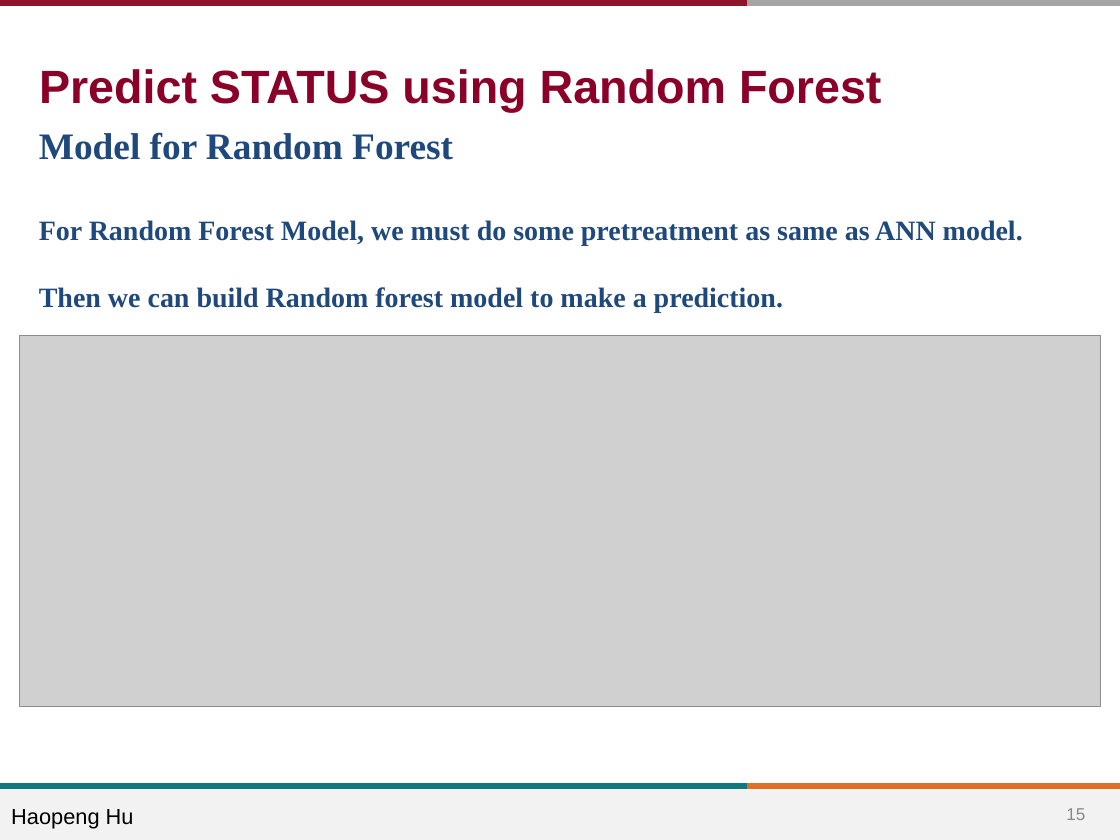
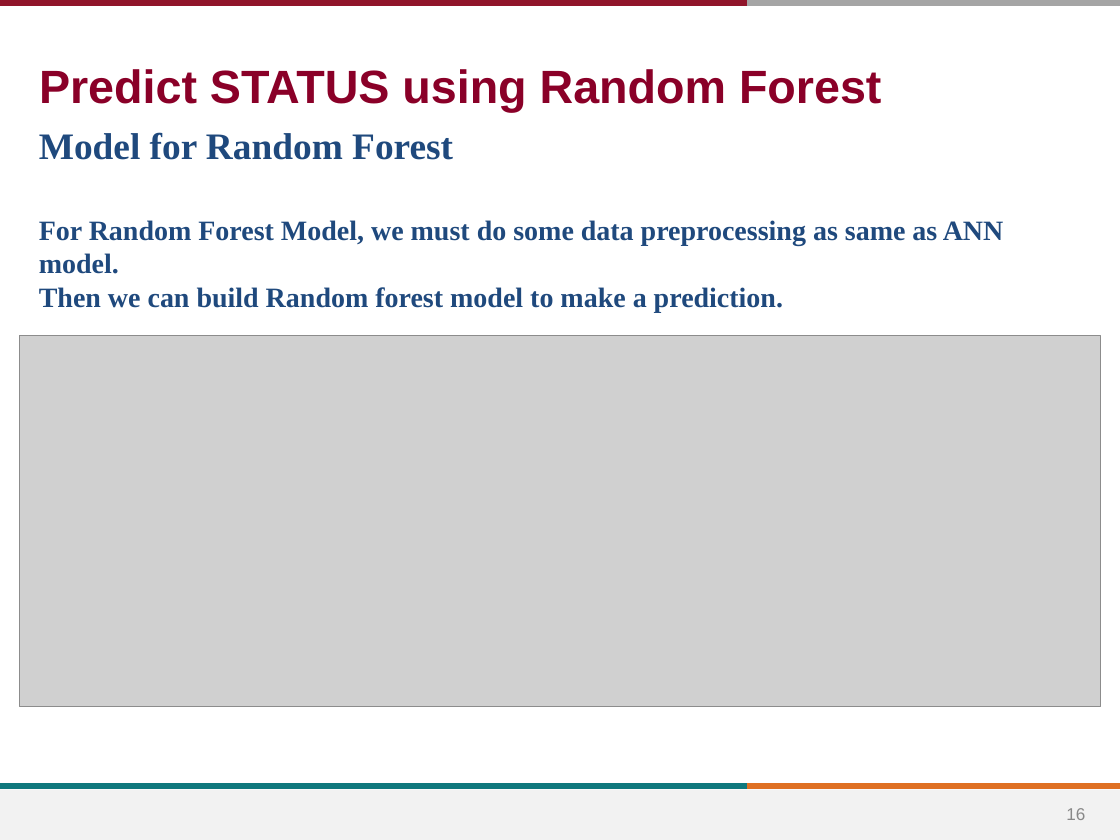
Before and after one commit to BIGBOSS-FOX/CS-513-Final-Project-Job-Termination-Classification, a slide deck: slide 16 of Final_Project DaoyuanChen_ HaopengHU.pptx (slide 15 before the commit). Drawn at 1120x840 pixels with LibreOffice and Linux fonts; fonts in the diff are those of the drawing; grey boxes stand for pictures; background and template pictures are left out. Boxes give left, top, right and bottom in pixels: in the first picture for what was removed or moved away, otherwise in the second. Text is boxed around its words. In the diff, an @@ line names an element or a change of style, - is before the commit and + after.

```diff
--- a/Final_Project DaoyuanChen_ HaopengHU.pptx
+++ b/Final_Project DaoyuanChen_ HaopengHU.pptx
@@ text at (x1=39, y1=220, x2=1004, y2=274): text changed @@
-For Random Forest Model, we must do some pretreatment as same as ANN model.
+For Random Forest Model, we must do some data preprocessing as same as ANN model.
@@ text removed at (x1=11, y1=809, x2=134, y2=829) @@
-Haopeng Hu
```
Also in this commit, not shown: 16 other slides changed, 2 slides added, 1 other file.
